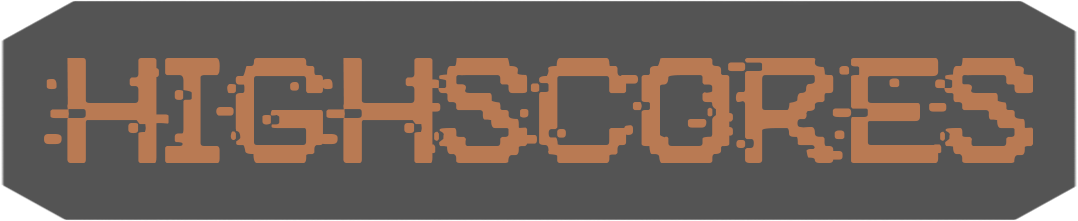
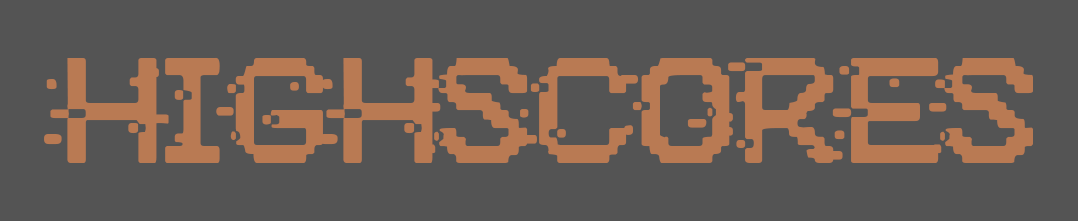
Layers edited between the first and the second 1078px x 221px image:
painted on "Button" over [0, 0, 1078, 221]
